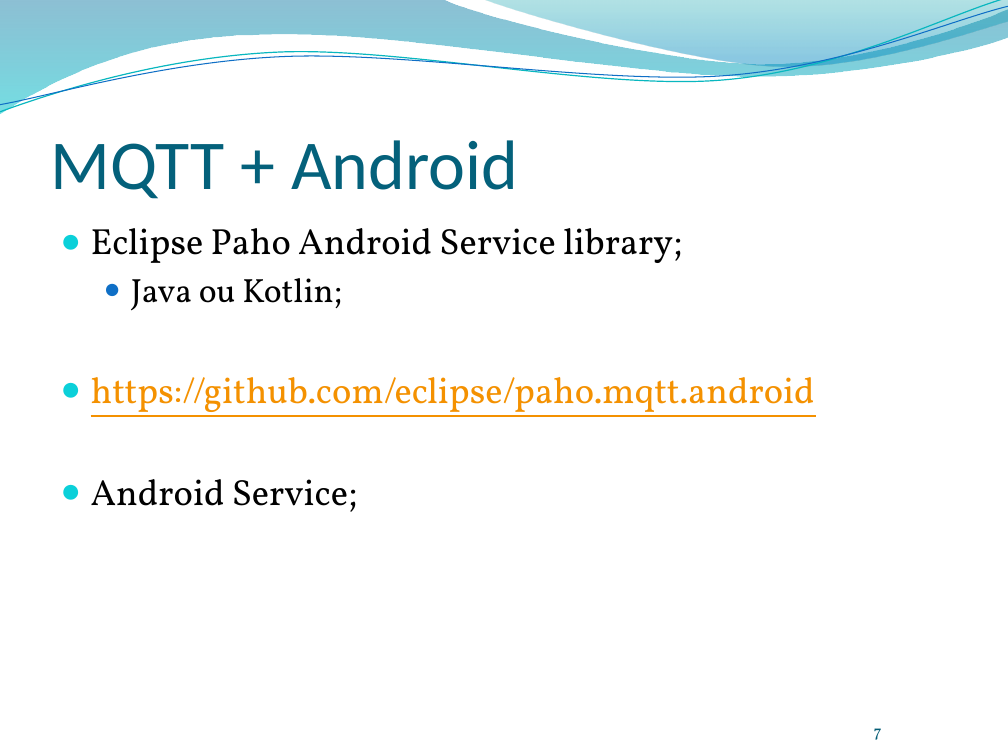
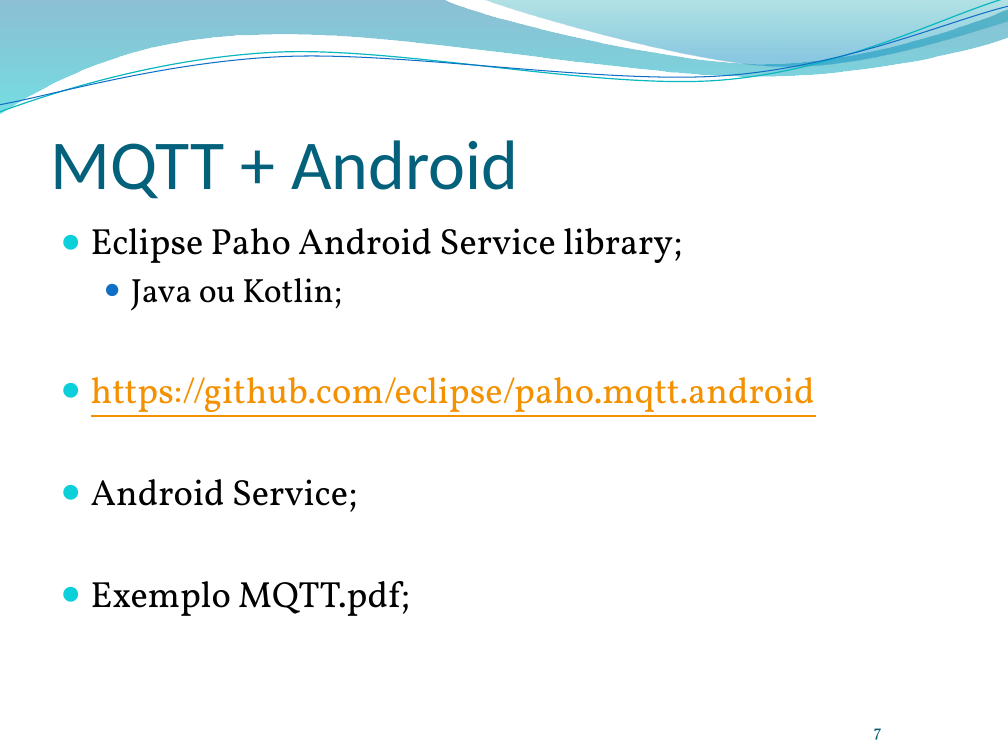
Before and after one commit to leonardopordeus/android_kotlin, a slide deck: slide 7 of Aula03.pptx. Drawn at 1008x756 pixels with LibreOffice and Linux fonts; fonts in the diff are those of the drawing; background and template pictures are left out. Boxes give left, top, right and bottom in pixels: in the first picture for what was removed or moved away, otherwise in the second. Text is boxed around its words. In the diff, an @@ line names an element or a change of style, - is before the commit and + after.

```diff
--- a/Aula03.pptx
+++ b/Aula03.pptx
@@ text at bbox=[91, 581, 410, 616]: paragraph added @@
+● Exemplo MQTT.pdf;
```
Also in this commit, not shown: 2 other slides changed, 1 slide removed, 1 other file.
